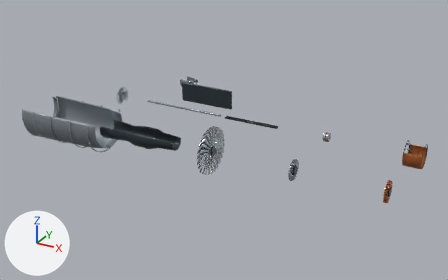
The Blender file assets/source/jet-engine.blend: old version first, new version second.
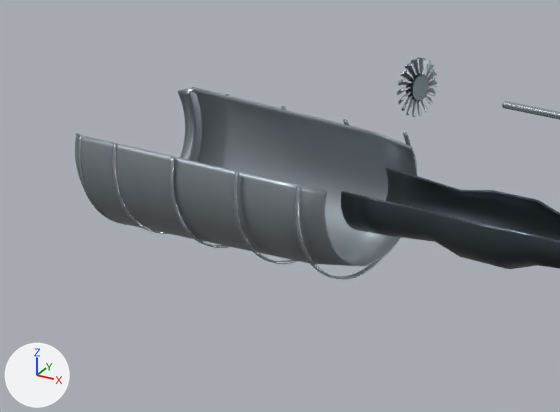
The first picture shows the older version from a camera (50 mm lens) standing at (25.9, -27.5, 14.6) and looking at (8.7, 3.9, -1.1). The close-ups show the older and then the newer version on the part from 0% to 37% of the width and 25% to 68% of the height of that picture. Only the edits that show in the close-ups are written down. Every picture has the same lights, and +X, +Y and +Z are marked at lower left.

Before the edit, the objects in view are built like this:
```python
me_cylinder_020 = bpy.data.meshes.new('Cylinder.020')
me_cylinder_020.from_pydata(...)  # 2240 vertices, 2214 faces; spans x -0.09..0.09, y -0.608..0.608, z -0.608..0.608
# faces by material slot: [450, 1764]
me_cylinder_020.materials.append(mat_dark_iron)  # greyish blue #485157
me_cylinder_020.materials.append(mat_cast_aluminum)  # grey #99a2a8
me_cylinder_021 = bpy.data.meshes.new('Cylinder.021')
me_cylinder_021.from_pydata(...)  # 512 vertices, 450 faces; spans x -2.85..2.85, y -0.08..0.08, z -0.08..0.08
me_cylinder_021.materials.append(mat_machined_steel)  # light grey #b8c0c7
me_duct = bpy.data.meshes.new('Duct')
me_duct.from_pydata(...)  # 2340 vertices, 2328 faces; spans x -3.0..2.8, y -1.63..1.63, z -1.63..0.62
# faces by material slot: [1038, 1290]
me_duct.materials.append(mat_cast_aluminum)  # grey #99a2a8
me_duct.materials.append(mat_machined_steel)  # light grey #b8c0c7
ob_jetlowshaft = bpy.data.objects.new('JetLowShaft', me_cylinder_021)
ob_jetlowshaft.location = (5.0, 5.0, 0.0)
ob_jetnacelle = bpy.data.objects.new('JetNacelle', me_duct)
ob_jetnacelle.location = (0.0, 0.0, 0.0)
ob_jetstator = bpy.data.objects.new('JetStator', me_cylinder_020)
ob_jetstator.location = (0.0, 5.0, 0.0)
# also in view: 'JetCore' at (5.2, 0.0, -0.2)
```
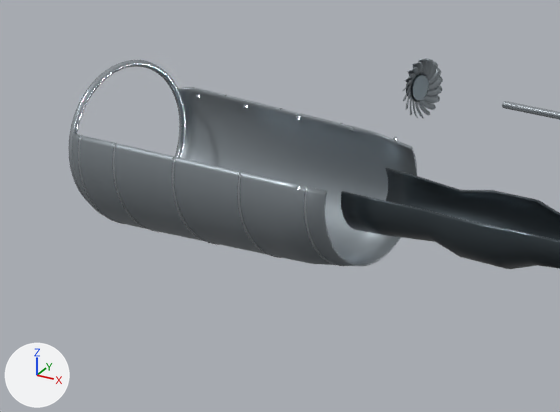
Pixel boxes [x1, y1, x2, y2] of what changed, in the close-ups (560 x 412 px; the box of a moved part takes in the faces that stretch with it):
'JetNacelle', reshaped (7% taller): before [75, 87, 417, 279]; after [68, 60, 417, 266]
'JetStator', reshaped: before [397, 57, 437, 117]; after [403, 58, 443, 118]
part 1 of me_duct, moved or reshaped: before [112, 94, 229, 234]; after [112, 95, 227, 232]
part 2 of me_duct, moved or reshaped: before [169, 106, 286, 248]; after [172, 108, 282, 245]
part 3 of me_duct, moved or reshaped: before [233, 119, 349, 264]; after [237, 123, 343, 258]
part 4 of me_duct, moved or reshaped: before [295, 132, 411, 279]; after [304, 141, 398, 266]
part 5 of me_duct, moved or reshaped: before [75, 87, 236, 228]; after [68, 60, 236, 224]
part 6 of me_duct, added: after [243, 105, 354, 132]

The change, as a list of edits to the scene's bpy script:
```text
Change me_duct:
    used by ob_jetnacelle; location = (0.0, 0.0, 0.0)
    remove me_duct.from_pydata(...)  # 2340 vertices, 2328 faces; spans x -3.0..2.8, y -1.63..1.63, z -1.63..0.62
    add me_duct.from_pydata(...)  # 4162 vertices, 4170 faces; spans x -3.13..2.8, y -1.62..1.62, z -1.62..1.52
    me_duct part 1: the loose piece of 260 vertices spanning x -1.9..-1.83, y -1.63..1.63, z -1.63..0.62 is scaled about its middle by (0.643, 0.988, 0.988), then moved by (-0.01, 0.0, 0.01)
    me_duct part 2: the loose piece of 260 vertices spanning x -0.5..-0.43, y -1.63..1.63, z -1.63..0.62 is scaled about its middle by (0.643, 0.963, 0.963), then moved by (-0.01, 0.0, 0.02)
    me_duct part 3: the loose piece of 260 vertices spanning x 1.0..1.07, y -1.63..1.63, z -1.63..0.62 is scaled about its middle by (0.643, 0.932, 0.932), then moved by (-0.01, 0.0, 0.03)
    me_duct part 4: the loose piece of 260 vertices spanning x 2.4..2.47, y -1.63..1.63, z -1.63..0.62 is scaled about its middle by (0.643, 0.851, 0.851), then moved by (-0.01, 0.0, 0.08)
    me_duct part 5: 25 vertices moved within x -2.7, y -1.62..1.62, z -1.62..0.04; 755 vertices removed from x -3.0..-2.68, y -1.63..1.63, z -1.63..0.62; 1425 vertices added at x -3.13..-2.47, y -1.62..1.62, z -1.62..1.52
    me_duct part 6: 432 vertices added at x -1.33..1.33, y 1.33..1.4, z 0.48..0.55
    other edits to the shape of me_duct do not show in these pictures
Change me_cylinder_020:
    used by ob_jetstator; location = (0.0, 5.0, 0.0)
    remove me_cylinder_020.from_pydata(...)  # 2240 vertices, 2214 faces; spans x -0.09..0.09, y -0.608..0.608, z -0.608..0.608
    add me_cylinder_020.from_pydata(...)  # 3328 vertices, 3230 faces; spans x -0.09..0.186, y -0.61..0.61, z -0.61..0.61
    me_cylinder_020 part 7: 1728 vertices removed from x -0.05..0.05, y -0.608..0.608, z -0.608..0.608; 2304 vertices added at x -0.051..0.186, y -0.61..0.61, z -0.61..0.61
    other edits to the shape of me_cylinder_020 do not show in these pictures
    add me_cylinder_020.materials.append(mat_machined_steel)  # light grey #b8c0c7
```
